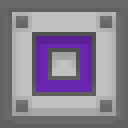
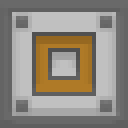
Layers edited between the first and the second 128 × 128 image:
hid "Purple" (1st of 2, in "Quarry Sides") over bbox(36, 36, 92, 92)
